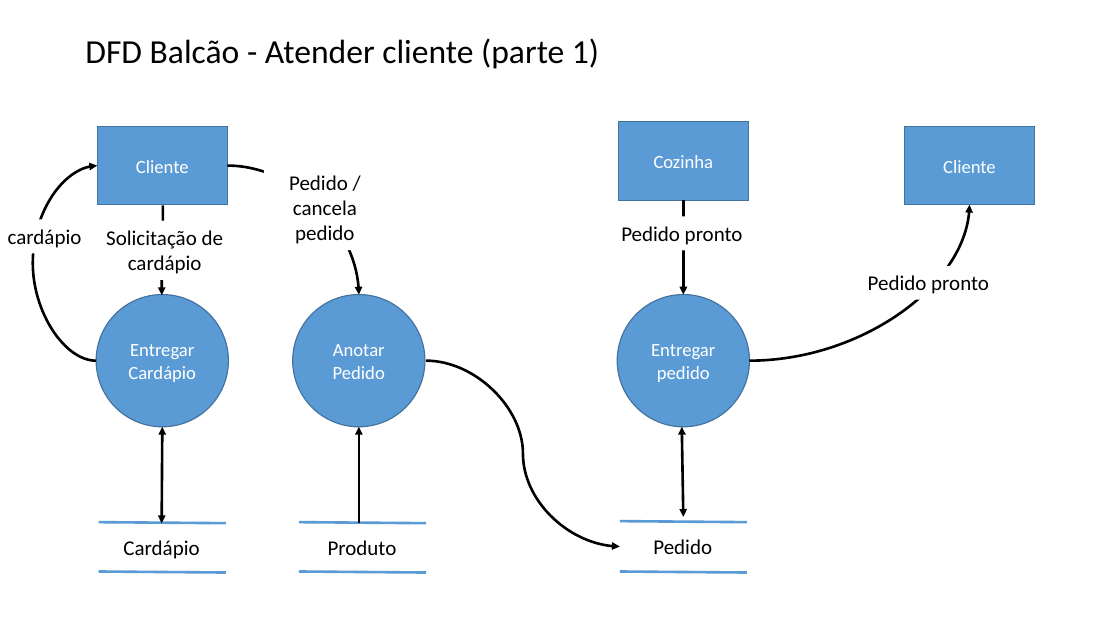
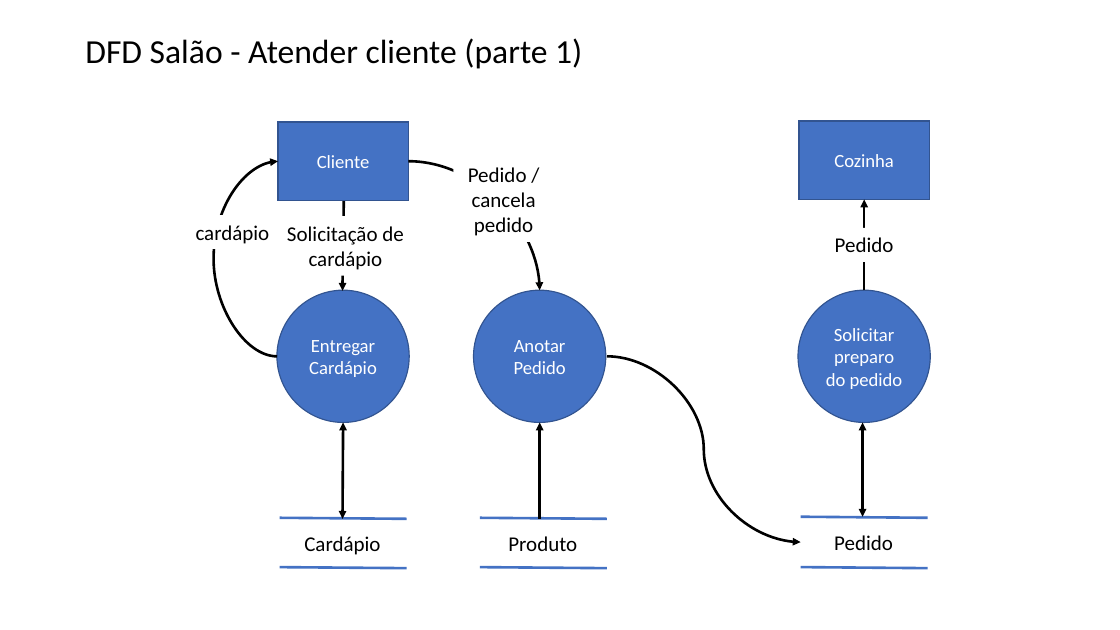
Before and after one commit to faconta/OPE, a slide deck: slide 3 of Artefatos/16. Diagramas de Fluxo de Dados.pptx. Drawn at 1120x630 pixels with LibreOffice and Linux fonts; fonts in the diff are those of the drawing. Boxes give left, top, right and bottom in pixels: in the first picture for what was removed or moved away, otherwise in the second. Text is boxed around its words. In the diff, an @@ line names an element or a change of style, - is before the commit and + after.

```diff
--- a/Artefatos/16. Diagramas de Fluxo de Dados.pptx
+++ b/Artefatos/16. Diagramas de Fluxo de Dados.pptx
@@ title at <box>85,38,582,69</box>: text changed @@
-DFD Balcão - Atender cliente (parte 1)
+DFD Salão - Atender cliente (parte 1)
@@ rectangle "Cozinha": place and size @@
-rectangle "Cozinha" at <box>618,122,749,200</box>
+rectangle "Cozinha" at <box>799,121,929,199</box>
@@ rectangle removed at <box>905,126,1035,204</box> @@
-Cliente
@@ text "Pedido / cancela pedido": place and size @@
-text "Pedido / cancela pedido" at <box>289,175,357,244</box>
+text "Pedido / cancela pedido" at <box>468,167,536,236</box>
@@ 4 texts, 4 curved arrows, 2 ellipses, 1 rectangle: place and size @@
-4 texts, 4 curved arrows, 2 ellipses, 1 rectangle at <box>32,126,712,559</box>
+4 texts, 4 curved arrows, 2 ellipses, 1 rectangle at <box>213,122,893,555</box>
@@ curved arrow removed from (749, 360) to (970, 205) @@
@@ arrow moved from (684, 200) - (684, 295) to (865, 290) - (865, 199) @@
@@ text "cardápio": place and size @@
-text "cardápio" at <box>8,229,82,248</box>
+text "cardápio" at <box>196,225,270,244</box>
@@ text removed at <box>621,226,743,245</box> @@
-Pedido pronto
@@ text at <box>835,237,894,252</box>: text changed @@
-Pedido pronto
+Pedido
@@ fill #5B9BD5 to #4472C4; outline #43739E 1 pt to #325491 1 pt in 4 elements at <box>799,121,929,199</box>, <box>278,122,408,200</box>, <box>277,290,409,422</box>, <box>474,290,606,422</box> @@
@@ ellipse removed at <box>618,295,749,427</box> @@
-Entregar pedido
@@ ellipse added at <box>798,290,930,422</box>, fill #4472C4, outline #325491 1 pt, 16 pt, text #FFFFFF @@
+Solicitar preparo do pedido
@@ arrow moved from (359, 523) - (359, 427) to (343, 423) - (343, 519) @@
@@ arrow (343, 423) - (343, 519): arrow to double arrow @@
@@ double arrow moved from (682, 427) - (684, 517) to (539, 519) - (539, 423) @@
@@ double arrow (539, 519) - (539, 423): double arrow to arrow @@
@@ double arrow moved from (162, 427) - (162, 523) to (863, 423) - (863, 517) @@
@@ line removed from (99, 523) to (226, 523) @@
@@ line moved from (299, 523) - (426, 523) to (280, 518) - (407, 519) @@
@@ line (280, 518) - (407, 519): stroke #5B9BD5 2.25 pt to #4472C4 2.25 pt @@
@@ line moved from (620, 521) - (747, 523) to (480, 518) - (607, 519) @@
@@ line (480, 518) - (607, 519): stroke #5B9BD5 2.25 pt to #4472C4 2.25 pt @@
@@ line added from (801, 517) to (928, 518), #4472C4 2.25 pt @@
@@ line moved from (299, 571) - (426, 573) to (280, 567) - (407, 568) @@
@@ line (280, 567) - (407, 568): stroke #5B9BD5 2.25 pt to #4472C4 2.25 pt @@
@@ line moved from (620, 571) - (747, 573) to (480, 567) - (607, 568) @@
@@ line (480, 567) - (607, 568): stroke #5B9BD5 2.25 pt to #4472C4 2.25 pt @@
@@ line added from (801, 567) to (928, 568), #4472C4 2.25 pt @@
@@ line removed from (99, 571) to (226, 573) @@
```
Also in this commit, not shown: 5 other slides changed, 1 slide removed, 1 other file.
